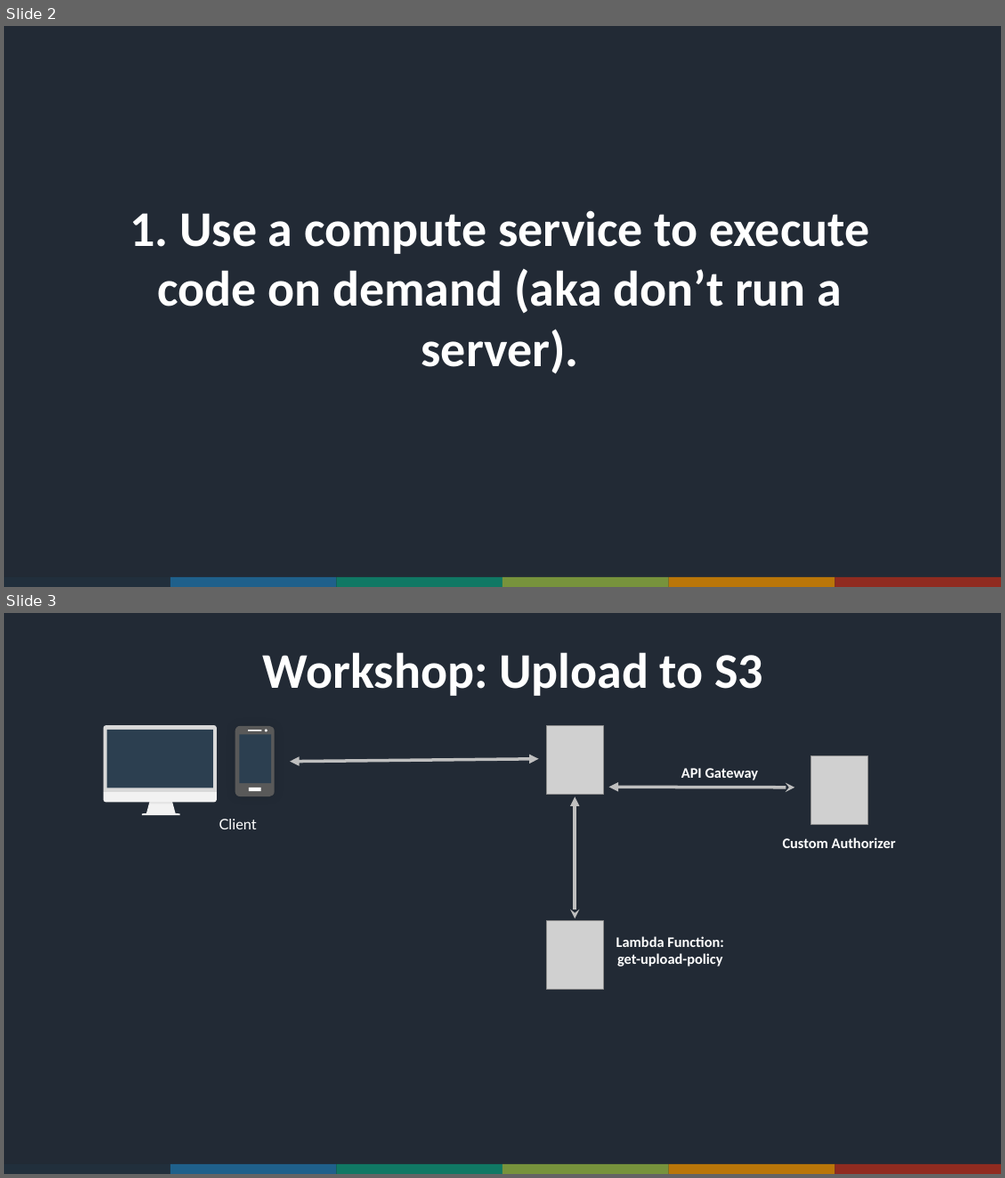
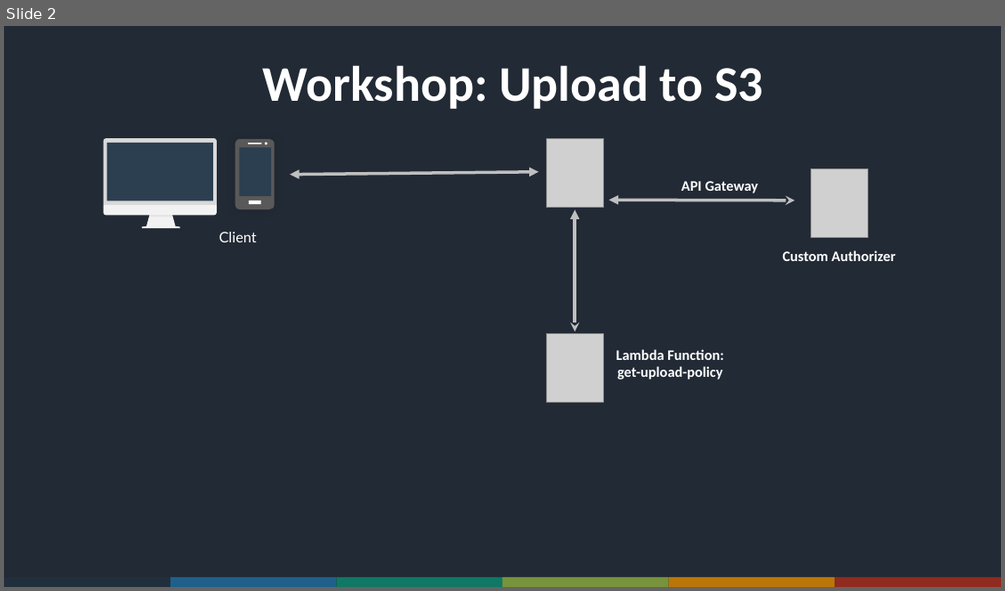
Before and after one commit to ACloudGuru/serverless-workshop, a slide deck: lesson-4/Slides.pptx. Shown one above the other, each under a label of ours: slides 2 and 3 before the commit, slide 2 after it. The pictures are 1005x1178 and 1005x591 pixels, drawn with LibreOffice and Linux fonts; fonts in the diff are those of the drawing; grey boxes stand for pictures. Boxes give left, top, right and bottom in pixels: in the first picture for what was removed or moved away, otherwise in the second. Text is boxed around its words. In the diff, an @@ line names an element or a change of style, - is before the commit and + after.

```diff
--- a/lesson-4/Slides.pptx
+++ b/lesson-4/Slides.pptx
@@ slide 2 removed at box(4, 26, 1001, 587), background #222A35 @@
@@ text removed at box(129, 210, 869, 374) @@
-1. Use a compute service to execute code on demand (aka don’t run a server).
@@ group removed at box(4, 577, 1001, 587): 6 rectangles @@
@@ what was slide 3 is now slide 2 @@
```
Also in this commit, not shown: 1 slide changed, 1 other file.
